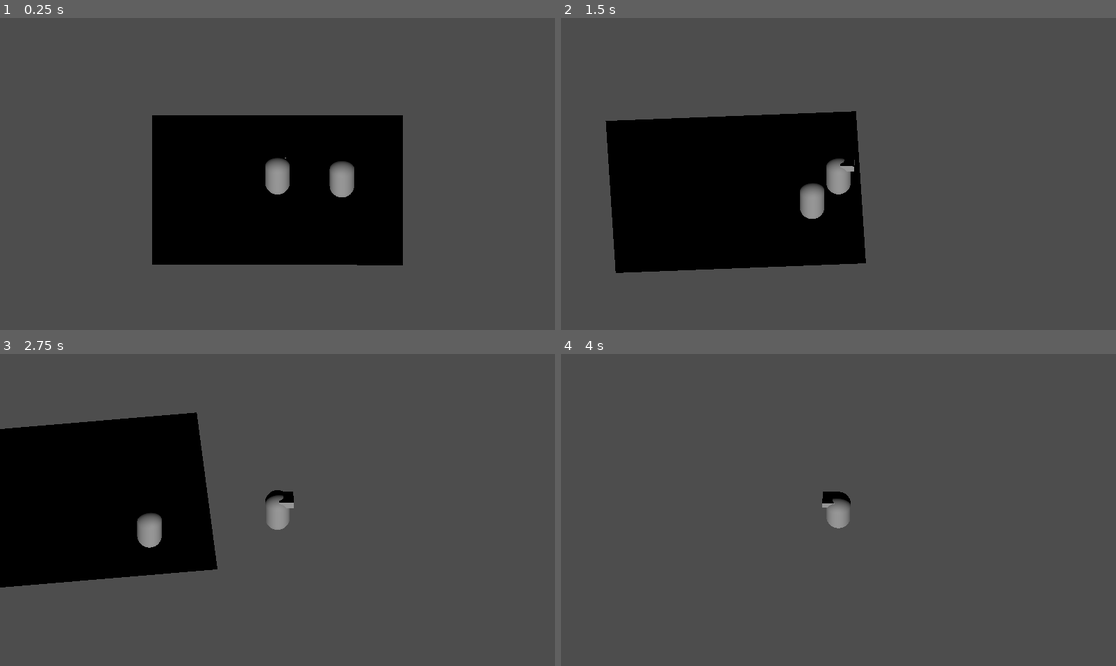
Above: before the commit, frames 1-4 (two rows, left to right).
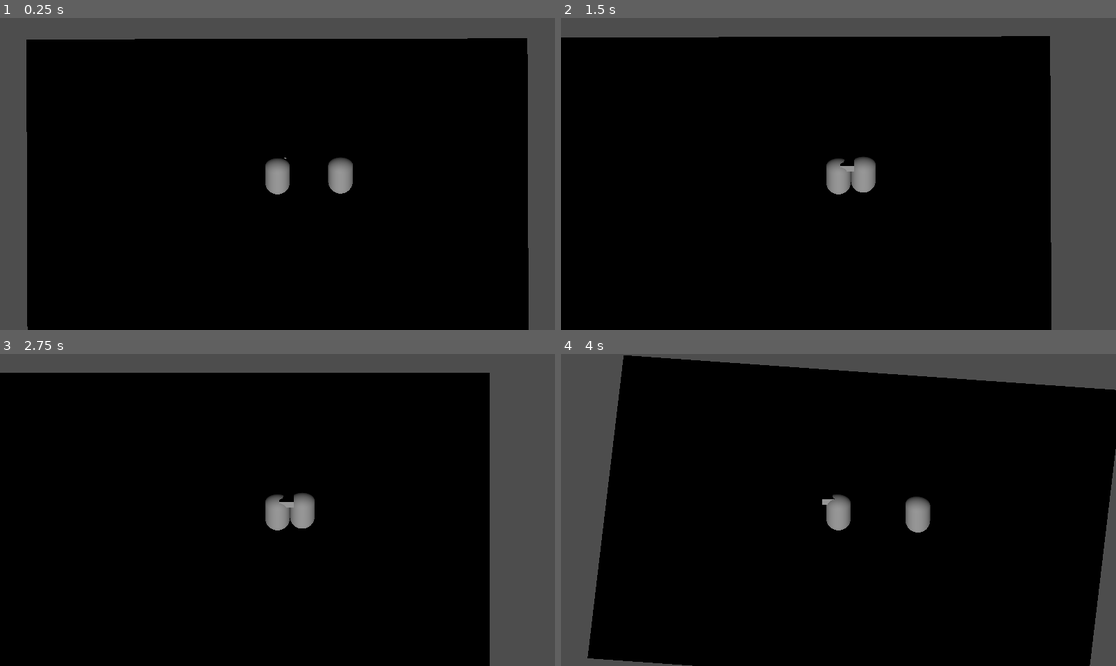
Above: after the commit, the same moments.

Repository: 1p22geo/AWARE_v0
Game: Godot game, scene res://scenes/levels/testScene.tscn
Same seed, same stepped clock (60 frames per second), same inputs: the game is played once before the commit and once after it.
Inputs (mouse positions are in pixels of both pictures, inside the frame that each line leads up to):
- Up to frame 1 (0.25 s): no input
- Up to frame 2 (1.5 s): tap Enter at 0.5 s; move the mouse to (960, 158) at 0.52 s; hold D (move_right) 0.53-1.25 s; hold Shift 0.53-1.25 s; click (960, 158) at 0.67 s; tap Space (jump) at 0.77 s; drag from (727, 189) to (810, 236) at 1.27 s
- Up to frame 3 (2.75 s): move the mouse to (333, 441) at 2.02 s; hold D (move_right) from 2.03 s (still down); tap Ctrl at 2.1 s
- Up to frame 4 (4 s): release D (move_right) at 2.75 s; drag from (810, 572) to (672, 463) at 2.77 s; move the mouse to (1005, 556) at 3.52 s; hold A (move_left) from 3.53 s (still down); tap Alt at 3.6 s; tap Space (jump) at 3.77 s

The runs differ from the first frame. In frame 1, 63% of the frame differs, in the area x 4-96%, y 6-100%; in frame 2, 61%; in frame 3, 64%; in frame 4, 84%, in the area x 4-100%, y 0-100%.

Commit message:
genialny przeciwnik

Diff:
--- a/scenes/levels/testScene.tscn
+++ b/scenes/levels/testScene.tscn
@@ -41,6 +41,7 @@
 shape = SubResource("CapsuleShape3D_6bp64")
 
 [node name="Floor" type="StaticBody3D" parent="."]
+transform = Transform3D(2, 0, 0, 0, 1, 0, 0, 0, 2, 0, 0, 0)
 
 [node name="MeshInstance3D" type="MeshInstance3D" parent="Floor"]
 transform = Transform3D(5.0513997, 0, 0, 0, 1, 0, 0, 0, 3.9911098, 0, -1.0415713, 0)
@@ -56,7 +57,7 @@
 [node name="CameraRig" type="Node3D" parent="."]
 
 [node name="Camera3D" type="Camera3D" parent="CameraRig" node_paths=PackedStringArray("target")]
-transform = Transform3D(1, 0, 0, 0, 0.49999997, 0.86602545, 0, -0.86602545, 0.49999997, 0.0048526525, 2.7823973, 3.5959046)
+transform = Transform3D(1, 0, 0, 0, 0.49999997, 0.86602545, 0, -0.86602545, 0.49999997, -0.08749497, 5.502296, 5.129977)
 projection = 1
 current = true
 size = 12.576
--- a/src/characters/Enemies/Enemy1.tscn
+++ b/src/characters/Enemies/Enemy1.tscn
@@ -1,10 +1,10 @@
 [gd_scene load_steps=8 format=3 uid="uid://bekrx0o22avha"]
 
-[ext_resource type="Script" uid="uid://cxbw00w1ipabl" path="res://src/characters/Enemies/enemy_contoller.gd" id="1_iiyfu"]
+[ext_resource type="Script" path="res://src/characters/Enemies/enemy_contoller.gd" id="1_iiyfu"]
 [ext_resource type="Script" uid="uid://c88f375nnh3gt" path="res://src/core/state/state_machine.gd" id="1_njfja"]
-[ext_resource type="Script" uid="uid://boa3dl7si1v1e" path="res://src/characters/Enemies/Enemy1States/wander.gd" id="2_eyb4x"]
-[ext_resource type="Script" uid="uid://clccfa8wipmpl" path="res://src/characters/Enemies/Enemy1States/follow.gd" id="3_eyb4x"]
-[ext_resource type="Script" uid="uid://d1igv2r1bo2ul" path="res://src/core/MovementComponent.gd" id="5_lskn8"]
+[ext_resource type="Script" uid="uid://coy7sek8oko3s" path="res://src/characters/Enemies/Enemy1States/idle.gd" id="2_eyb4x"]
+[ext_resource type="Script" path="res://src/characters/Enemies/Enemy1States/follow.gd" id="3_eyb4x"]
+[ext_resource type="Script" path="res://src/core/MovementComponent.gd" id="5_lskn8"]
 
 [sub_resource type="CapsuleShape3D" id="CapsuleShape3D_fb3t6"]
 
@@ -25,15 +25,17 @@
 
 [node name="states" type="Node" parent="EnemyContoller" node_paths=PackedStringArray("initial_state")]
 script = ExtResource("1_njfja")
-initial_state = NodePath("wander")
+initial_state = NodePath("IdleState")
 
-[node name="wander" type="Node" parent="EnemyContoller/states" node_paths=PackedStringArray("enemy")]
+[node name="wander" type="Node" parent="EnemyContoller/states"]
 script = ExtResource("2_eyb4x")
-enemy = NodePath("../../..")
 
 [node name="follow" type="Node" parent="EnemyContoller/states"]
 script = ExtResource("3_eyb4x")
 
+[node name="IdleState" type="Node" parent="EnemyContoller/states"]
+script = ExtResource("2_eyb4x")
+metadata/_custom_type_script = "uid://coy7sek8oko3s"
+
 [node name="MovementComponent" type="Node" parent="."]
 script = ExtResource("5_lskn8")
-metadata/_custom_type_script = "uid://d1igv2r1bo2ul"
--- a/src/characters/Enemies/Enemy1States/idle.gd
+++ b/src/characters/Enemies/Enemy1States/idle.gd
@@ -1,31 +1,8 @@
 extends State
-class_name EnemyIdle
+class_name IdleState
 
 @onready var movement_component: MovementComponent = $"../../../MovementComponent"
 
-
-@export var speed: float = 1
-@export var enemy: CharacterBody3D
-
-
-var move_direction := Vector3.ZERO
-var wander_time : float
-
-func randomize_wander():
-	move_direction = Vector3(randf_range(-1,1),0,randf_range(-1,1)).normalized()
-	wander_time = randf_range(2,8)
-	movement_component.move_direction = move_direction
-
 func Enter():
-	randomize_wander()
-	movement_component.speed = speed
-
-func Update(_delta: float):
-	if wander_time > 0:
-		wander_time -= _delta
-	else:
-		randomize_wander()
-
-func Physics_Update(_delta: float):
-
-	movement_component.move(enemy,_delta)
+	await get_tree().create_timer(0.5).timeout
+	Change.emit(self,"wanderState")
--- a/src/characters/Enemies/Enemy1States/wander.gd
+++ b/src/characters/Enemies/Enemy1States/wander.gd
@@ -23,7 +23,8 @@
 	if wander_time > 0:
 		wander_time -= _delta
 	else:
-		wander()
+		Change.emit(self,"IdleState")
+
 
 func Physics_Update(_delta: float):
 	movement_component.move(enemy,_delta)
